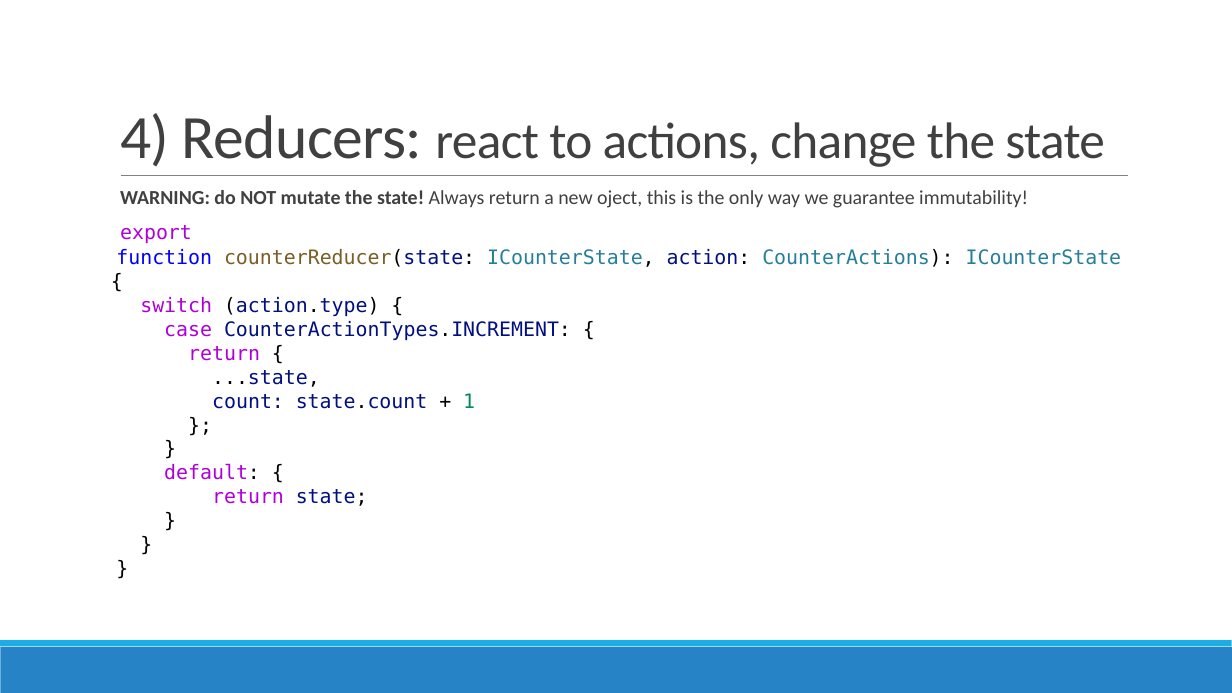
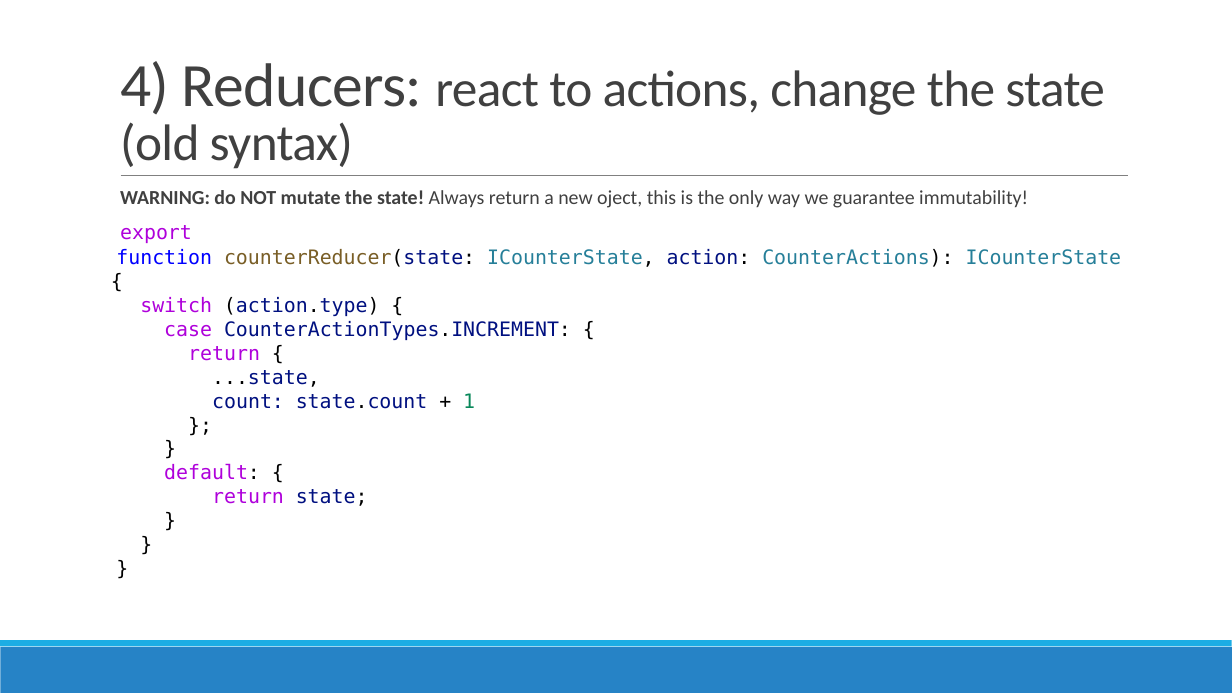
Before and after one commit to AGiorgetti/ngrx101, a slide deck: slide 16 of ReactiveProgramming_ngrx.pptx (slide 15 before the commit). Drawn at 1232x693 pixels with LibreOffice and Linux fonts; fonts in the diff are those of the drawing. Boxes give left, top, right and bottom in pixels: in the first picture for what was removed or moved away, otherwise in the second. Text is boxed around its words. In the diff, an @@ line names an element or a change of style, - is before the commit and + after.

```diff
--- a/ReactiveProgramming_ngrx.pptx
+++ b/ReactiveProgramming_ngrx.pptx
@@ title at [120, 61, 1105, 169]: text changed @@
-4) Reducers: react to actions, change the state
+4) Reducers: react to actions, change the state (old syntax)
```
Also in this commit, not shown: 16 other slides changed, 4 slides added, 5 other files.
